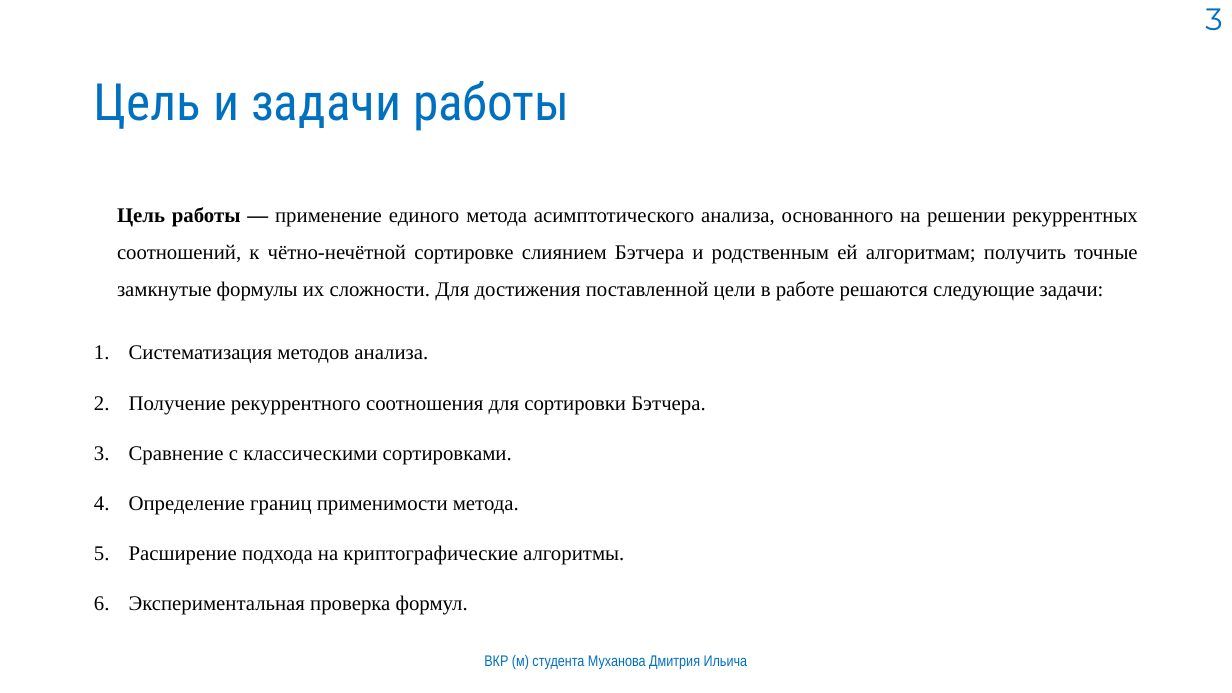
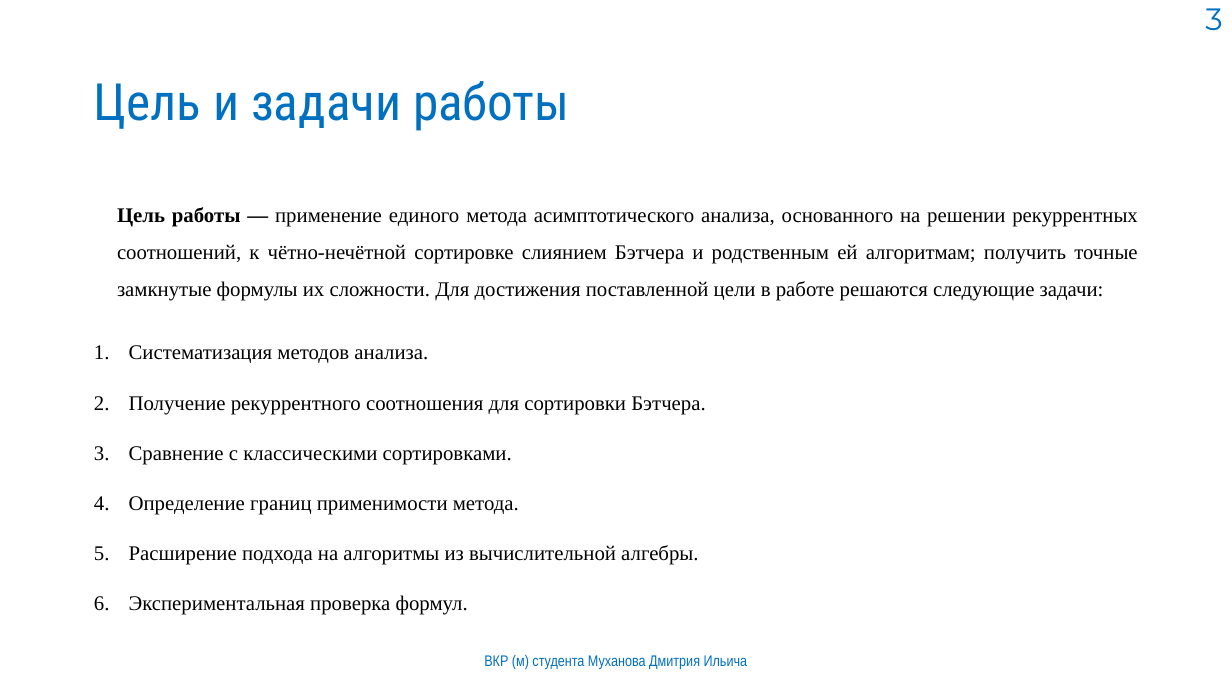
Before and after one commit to mityamuch/Diplom_Batcher, a slide deck: slide 3 of ВКР.pptx. Drawn at 1232x693 pixels with LibreOffice and Linux fonts; fonts in the diff are those of the drawing; background and template pictures are left out. Boxes give left, top, right and bottom in pixels: in the first picture for what was removed or moved away, otherwise in the second. Text is boxed around its words. In the diff, an @@ line names an element or a change of style, - is before the commit and + after.

```diff
--- a/ВКР.pptx
+++ b/ВКР.pptx
@@ text at [129,545,698,565]: text changed @@
-5. Расширение подхода на криптографические алгоритмы.
+5. Расширение подхода на алгоритмы из вычислительной алгебры.
```
Also in this commit, not shown: 1 other slide changed, 1 other file.
